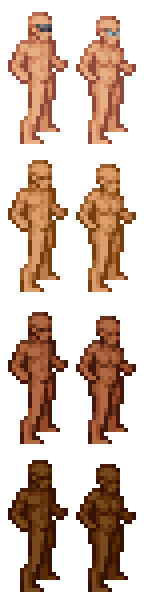
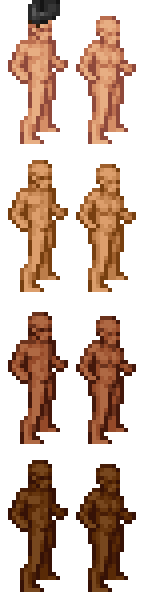
The second 144px x 600px image is a revision of the first. Changes to its layers:
hid "glasses_bal" over [36, 24, 120, 36]
added layer "welding mask" above "shorts(khaki)" over [28, 0, 60, 28]
